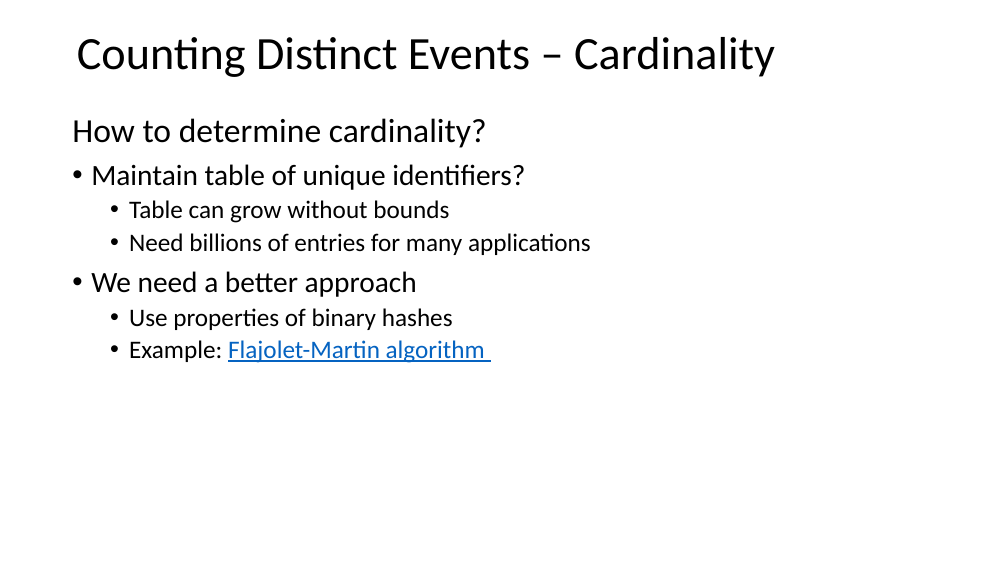
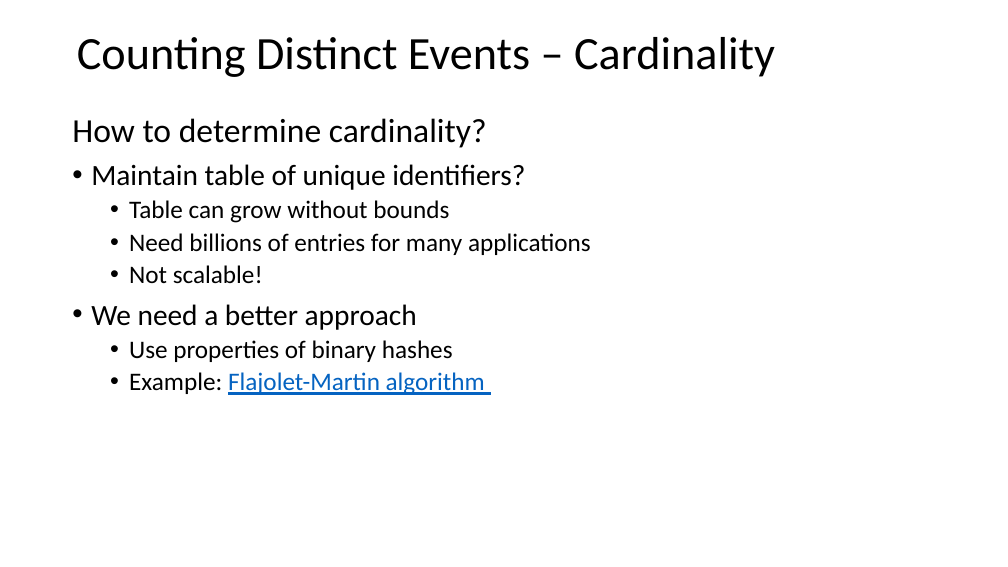
Before and after one commit to StephenElston/CSCI-E-108, a slide deck: slide 36 of slides/3_StreamingAnalytics.pptx (slide 37 before the commit). Drawn at 1008x567 pixels with LibreOffice and Linux fonts; fonts in the diff are those of the drawing. Boxes give left, top, right and bottom in pixels: in the first picture for what was removed or moved away, otherwise in the second. Text is boxed around its words. In the diff, an @@ line names an element or a change of style, - is before the commit and + after.

Commit message:
Fixed typo in slide noticed in lecture

```diff
--- a/slides/3_StreamingAnalytics.pptx
+++ b/slides/3_StreamingAnalytics.pptx
@@ text at (129,265,263,284): paragraph added @@
+  • Not scalable!
```
Also in this commit, not shown: 1 other slide changed.
